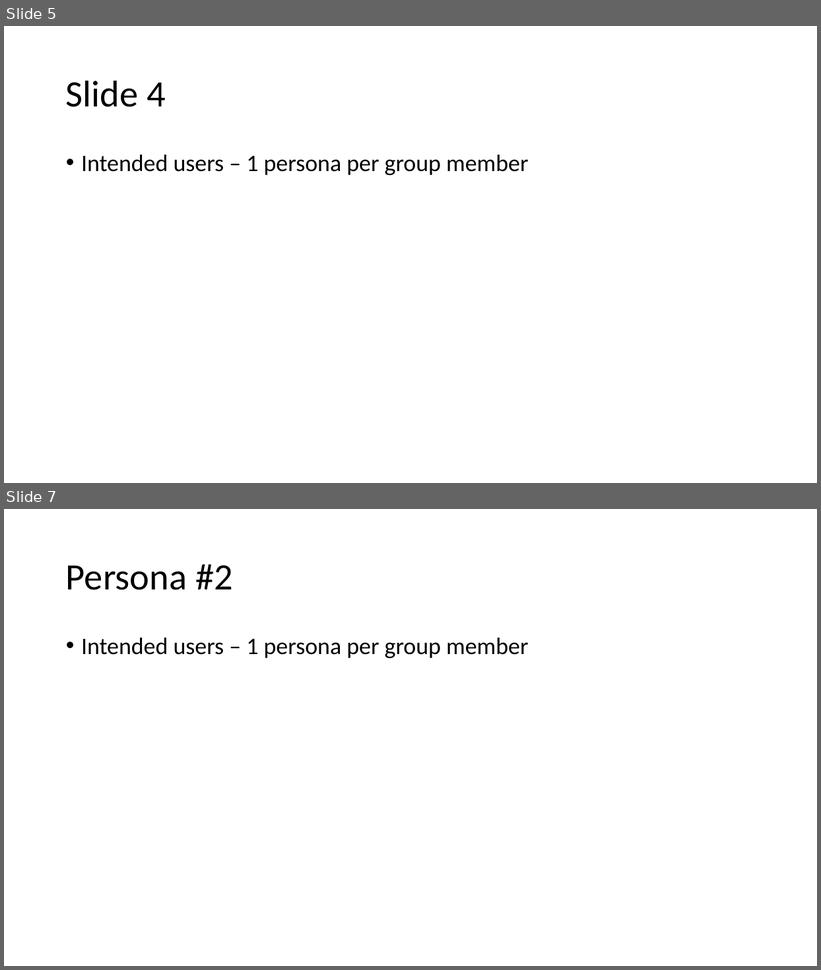
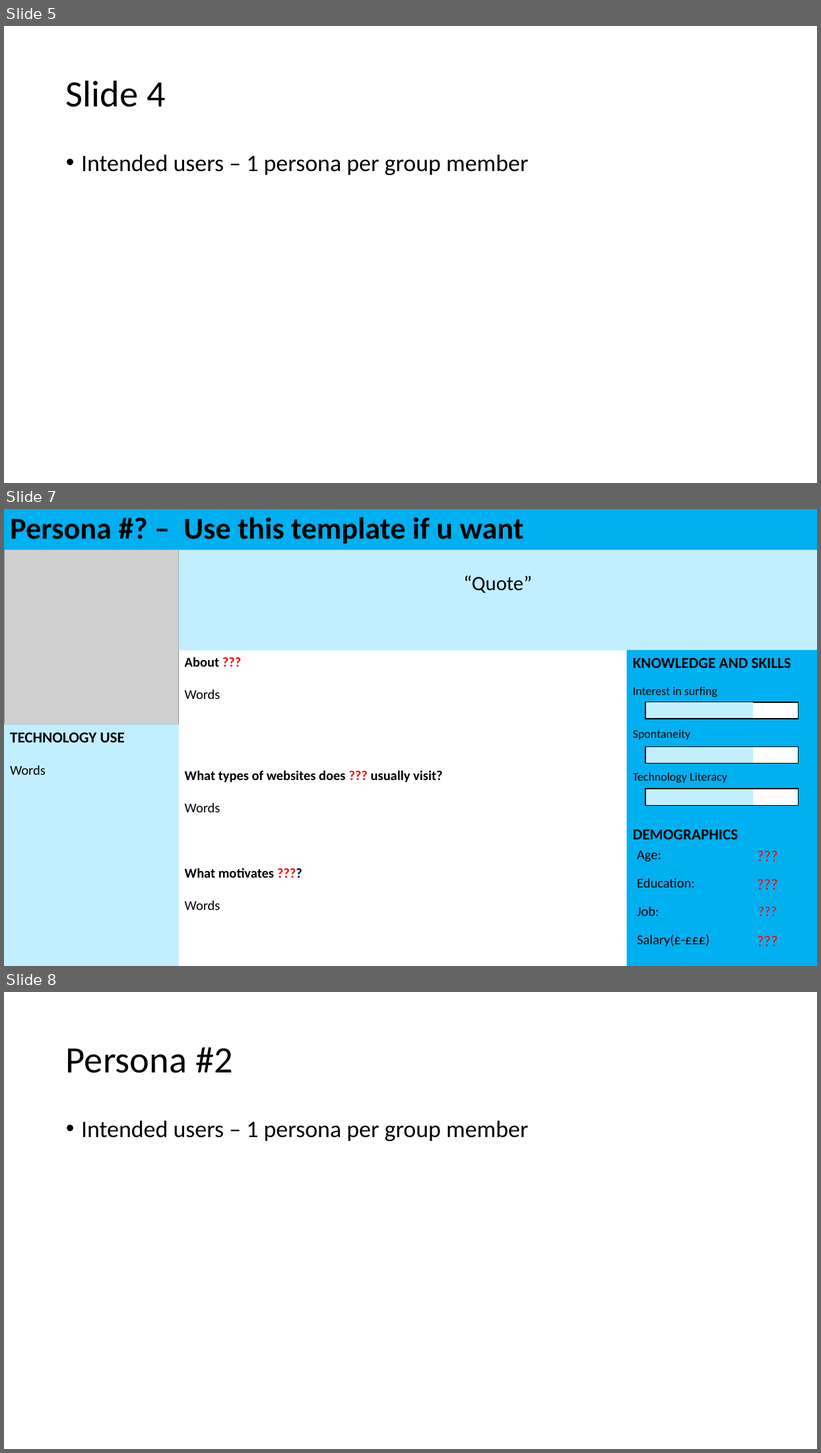
Before and after one commit to benkelly2/KV6002, a slide deck: KV6002_21 TOR Presentation.pptx. Shown one above the other, each under a label of ours: slides 5 and 7 before the commit, slides 5, 7 and 8 after it; the slides between them are not shown. The pictures are 821x970 and 821x1453 pixels, drawn with LibreOffice and Linux fonts; fonts in the diff are those of the drawing; grey boxes stand for pictures. Boxes give left, top, right and bottom in pixels: in the first picture for what was removed or moved away, otherwise in the second. Text is boxed around its words. In the diff, an @@ line names an element or a change of style, - is before the commit and + after.

Commit message:
Persona template added

```diff
--- a/KV6002_21 TOR Presentation.pptx
+++ b/KV6002_21 TOR Presentation.pptx
@@ slide 7 added at box(4, 509, 817, 966), background #FFFFFF @@
@@ title added at box(4, 509, 817, 550), fill #00B0F0, 36 pt, text #000000, bold @@
+Persona #? – Use this template if u want
@@ picture added at box(4, 550, 178, 724) @@
@@ rectangle added at box(178, 550, 817, 650), fill #C1EFFF @@
@@ text added at box(463, 576, 532, 593), 24 pt, text #000000 @@
+“Quote”
@@ text added at box(185, 657, 442, 910), 16 pt, text #000000, bold @@
+About ???
+Words
+What types of websites does ??? usually visit?
+Words
+What motivates ????
+Words
@@ rectangle added at box(627, 650, 817, 966), fill #00B0F0 @@
@@ text added at box(633, 658, 791, 783), 14 pt, text #000000 @@
+KNOWLEDGE AND SKILLS
+Interest in surfing
+Spontaneity
+Technology Literacy
@@ rectangle added at box(646, 702, 799, 719), fill #FFFFFF, outline #000000 1 pt @@
@@ rectangle added at box(646, 702, 754, 719), fill #C1EFFF @@
@@ rectangle added at box(646, 702, 799, 719), outline #000000 1 pt @@
@@ rectangle added at box(4, 724, 178, 966), fill #C1EFFF @@
@@ text added at box(10, 733, 125, 775), 18 pt, text #000000, bold @@
+TECHNOLOGY USE
+Words
@@ rectangle added at box(646, 747, 799, 763), fill #FFFFFF, outline #000000 1 pt @@
@@ rectangle added at box(646, 747, 754, 763), fill #C1EFFF @@
@@ rectangle added at box(646, 747, 799, 763), outline #000000 1 pt @@
@@ rectangle added at box(646, 789, 799, 805), fill #FFFFFF, outline #000000 1 pt @@
@@ rectangle added at box(646, 789, 754, 805), fill #C1EFFF @@
@@ rectangle added at box(646, 789, 799, 805), outline #000000 1 pt @@
@@ table added at box(631, 844, 813, 957), 4 rows, 2 columns @@
+Age: | ???
+Education: | ???
+Job: | ???
+Salary(£-£££) | ???
@@ text added at box(633, 830, 738, 840), 18 pt, text #000000, bold @@
+DEMOGRAPHICS
@@ what was slide 7 is now slide 8 @@
```
Also in this commit, not shown: 3 slides changed, 1 other slide added, 1 slide removed.
